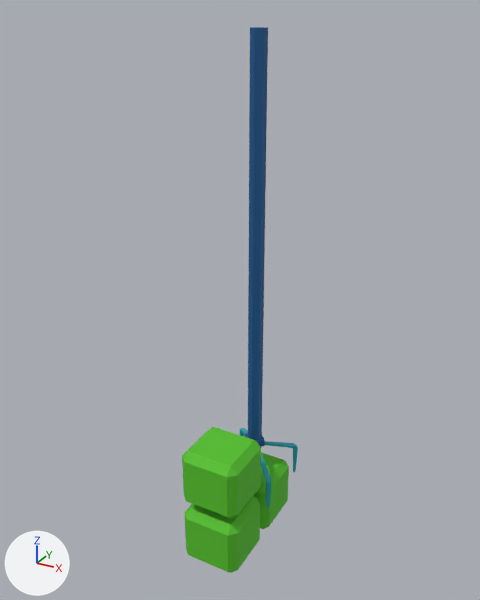
The Blender file Blender/Box.blend as it was, and as the next commit left it.
The view is the same before and after, from a 50 mm lens placed at (3.94, -7.64, 7.05), pointed at (-0.06, -0.37, 3.41). Arrows for +X, +Y and +Z are at lower left; the lights stay in place.

In view in the first picture: 'Claw.001', 'Claw.002', 'Claw.003', 'Claw.005', 'Claw.006', 'Cube', 'Cube.001', 'Cube.002'.
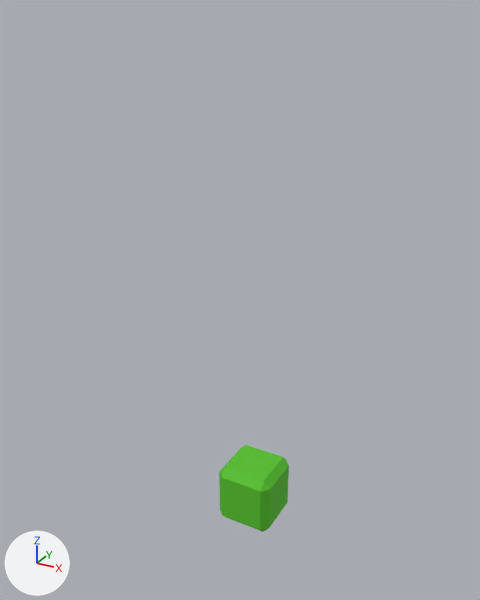
Patch to the scene script:
```diff
--- a/Blender/Box.blend.py
+++ b/Blender/Box.blend.py
@@ ob_cube_001 @@
 ob_cube_001.location = (0.0, -1.0, 0.0)
+ob_cube_001.hide_set(True)
@@ ob_cube_002 @@
 ob_cube_002.location = (0.0, -1.0, 1.0)
+ob_cube_002.hide_set(True)
@@ ob_claw_001 @@
 ob_claw_001.scale = (0.0851, 0.0851, 0.0355)
+ob_claw_001.hide_set(True)
@@ ob_claw_002 @@
 ob_claw_002.scale = (0.0851, 0.0851, 0.0355)
+ob_claw_002.hide_set(True)
@@ ob_claw_003 @@
 ob_claw_003.scale = (0.0851, 0.0851, 0.0355)
+ob_claw_003.hide_set(True)
@@ ob_claw_005 @@
 ob_claw_005.scale = (0.0851, 0.0851, 0.0355)
+ob_claw_005.hide_set(True)
@@ ob_claw_006 @@
 ob_claw_006.scale = (0.0851, 0.0851, 0.0355)
+ob_claw_006.hide_set(True)
```

Location of each change, (x1, y1, x2, y2) in pixels of the pictures (480 x 600 px):
'Claw.001', hidden (blue): before (248, 27, 268, 441)
'Cube.002', hidden (green): before (182, 427, 261, 518)
'Cube.001', hidden (green): before (184, 496, 260, 573)
'Claw.003', hidden: before (261, 455, 271, 507)
'Claw.005', hidden: before (265, 441, 298, 472)
'Claw.002', hidden: before (245, 433, 265, 447)
'Claw.006', hidden: before (239, 428, 248, 436)
'Cube', unchanged, uncovered by the edit: before (253, 452, 289, 529); after (219, 445, 289, 532)
